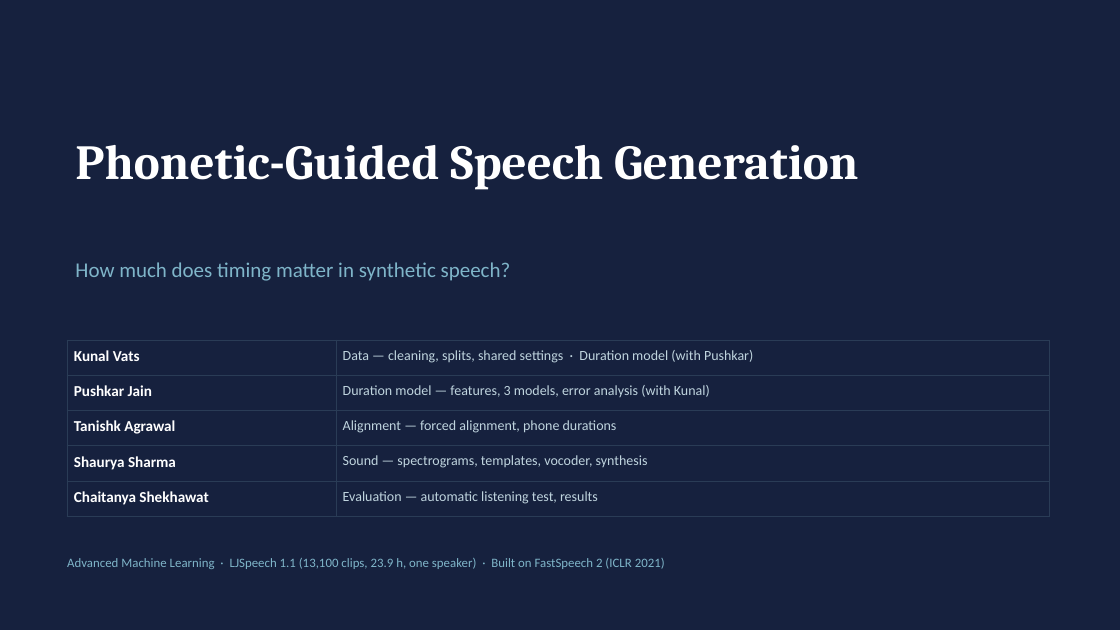
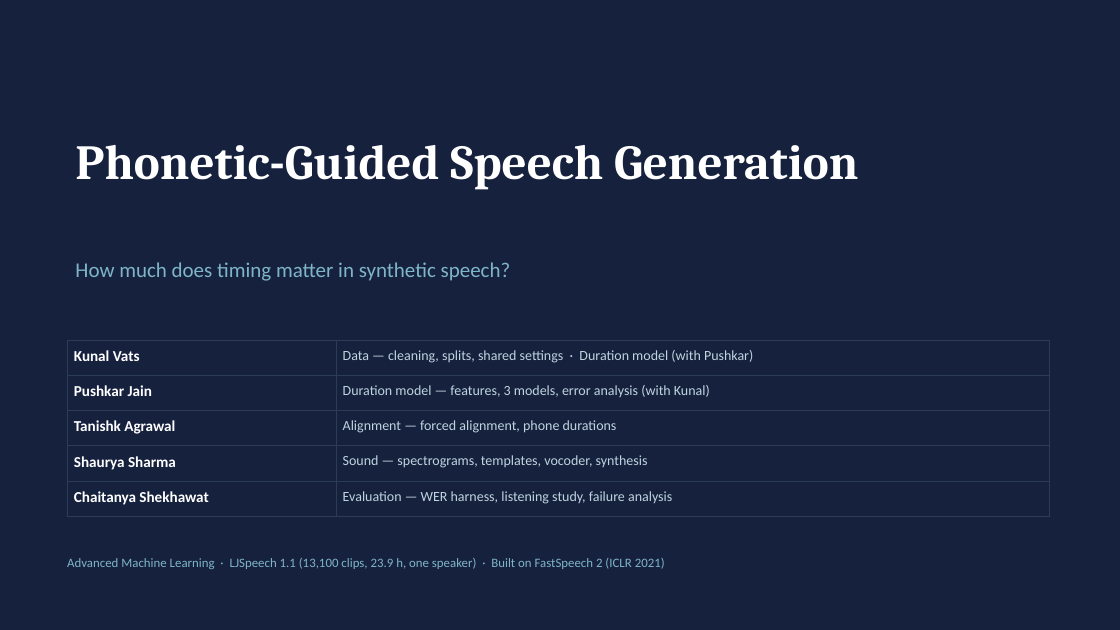
Before and after one commit to 1Kunalvats9/audio_generation, a slide deck: slide 1 of docs/Phonetic_Guided_Speech_Generation.pptx. Drawn at 1120x630 pixels with LibreOffice and Linux fonts; fonts in the diff are those of the drawing. Boxes give left, top, right and bottom in pixels: in the first picture for what was removed or moved away, otherwise in the second. Text is boxed around its words. In the diff, an @@ line names an element or a change of style, - is before the commit and + after.

```diff
--- a/docs/Phonetic_Guided_Speech_Generation.pptx
+++ b/docs/Phonetic_Guided_Speech_Generation.pptx
@@ table at [67, 340, 1050, 509] @@
-row 5, column 2: Evaluation — automatic listening test, results
+row 5, column 2: Evaluation — WER harness, listening study, failure analysis
```
Also in this commit, not shown: 3 other slides changed, 3 slides added, 1 slide removed, 1 other file.
